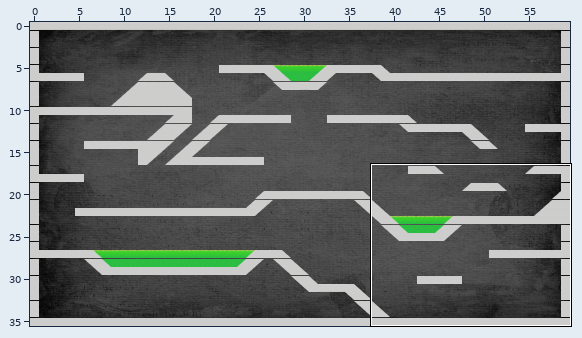
Tiled map: Unstoppable_Bros/android/assets/UbrosMap/UbrosMap.tmx. The picture above shows the old version from afar; the outline marks the close-up.
Close-up. Before the edit:
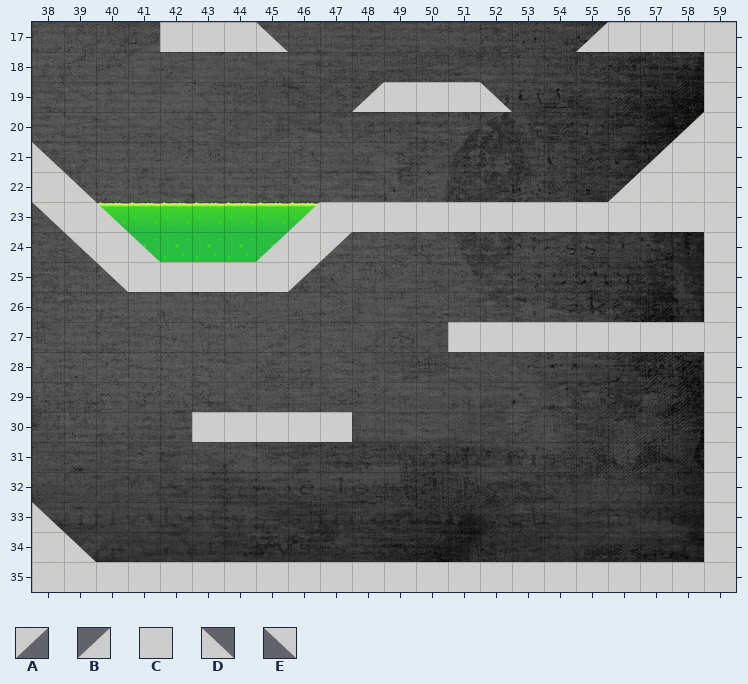
Cells are 32x30 px. Shown: x 38..59, y 17..35. The commit also changed other parts of the map, which this record leaves out.
Key: from "GroundInvertedTriangle": A 0, B 0 turned 180; from "GroundMiddleQuad": C 0; from "GroundTriangle": D 0, E 0 turned 180.
_ is an empty cell.
Layers that did not change in this view are not listed.
Layer "Graphics - Ground" before, first column x 38:
17 ____CCCD_________BCCCC
18 _____________________C
19 __________BCCCD______C
20 ____________________BC
21 D__________________BCC
22 CD________________BCCC
23 ECD_____BCCCCCCCCCCCCC
24 _ECD___BCA___________C
25 __ECCCCCA____________C
26 _____________________C
27 _____________CCCCCCCCC
28 _____________________C
29 _____________________C
30 _____CCCCC___________C
31 _____________________C
32 _____________________C
33 D____________________C
34 CD___________________C
35 CCCCCCCCCCCCCCCCCCCCCC
Once edited:
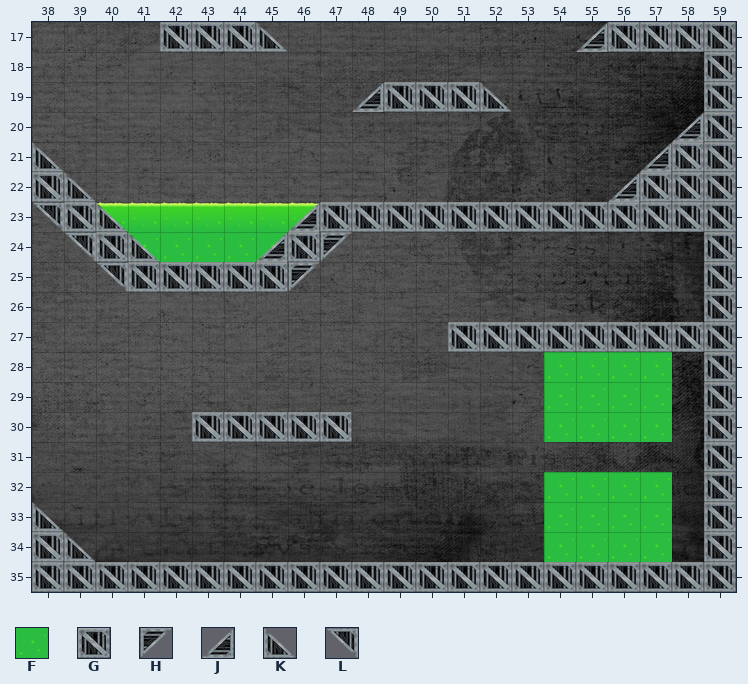
Further tiles: from "Acid": F 1; from "floor": G 0, H 1, J 1 turned 180, K 2, L 2 turned 180.
Diff:
Layer "Graphics - Ground":
Tile F is added in rows 28 to 30 at x 54 to 57; in rows 32 to 34 at x 54 to 57.
Tile G replaces tile C in row 17 at x 42 to 44 and 56 to 59; in row 18 at x 59; in row 19 at x 49 to 51 and 59; in row 20 at x 59; in row 21 at x 58 to 59; in row 22 at x 38 and 57 to 59.
Tile G replaces tile C in row 23 at x 39 and 47 to 59; in row 24 at x 40, 46 and 59; in row 25 at x 41 to 45 and 59; in row 26 at x 59; in row 27 at x 51 to 59; in rows 28 to 29 at x 59.
Tile G replaces tile C in row 30 at x 43 to 47 and 59; in rows 31 to 33 at x 59; in row 34 at x 38 and 59; in row 35 at x 38 to 59.
Tile H replaces tile A in row 24 at x 47; in row 25 at x 46.
Tile J replaces tile B in row 17 at x 55; in row 19 at x 48; in row 20 at x 58; in row 21 at x 57; in row 22 at x 56; in row 23 at x 46.
Tile J replaces tile B in row 24 at x 45.
Tile K replaces tile D in row 17 at x 45; in row 19 at x 52; in row 21 at x 38; in row 22 at x 39; in row 23 at x 40; in row 24 at x 41.
Tile K replaces tile D in row 33 at x 38; in row 34 at x 39.
Tile L replaces tile E in row 23 at x 38; in row 24 at x 39; in row 25 at x 40.
Pixel boxes of the changes (left, top, right, bottom) in both close-ups:
changed: (32, 22, 736, 592)
